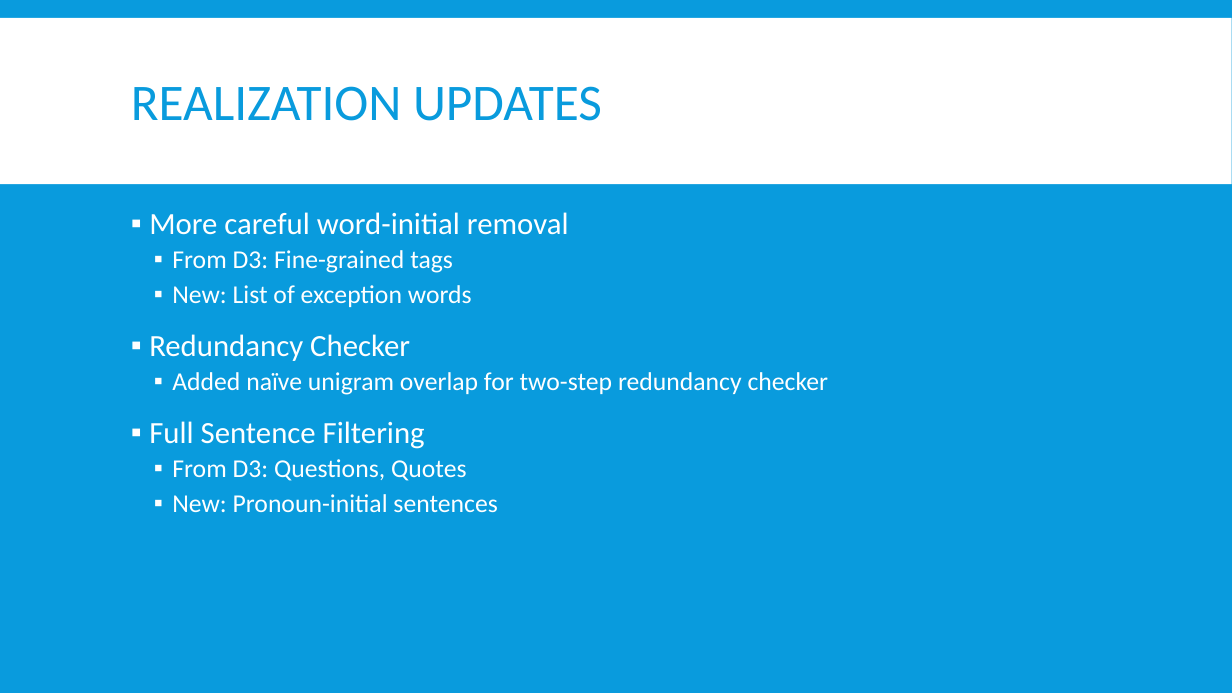
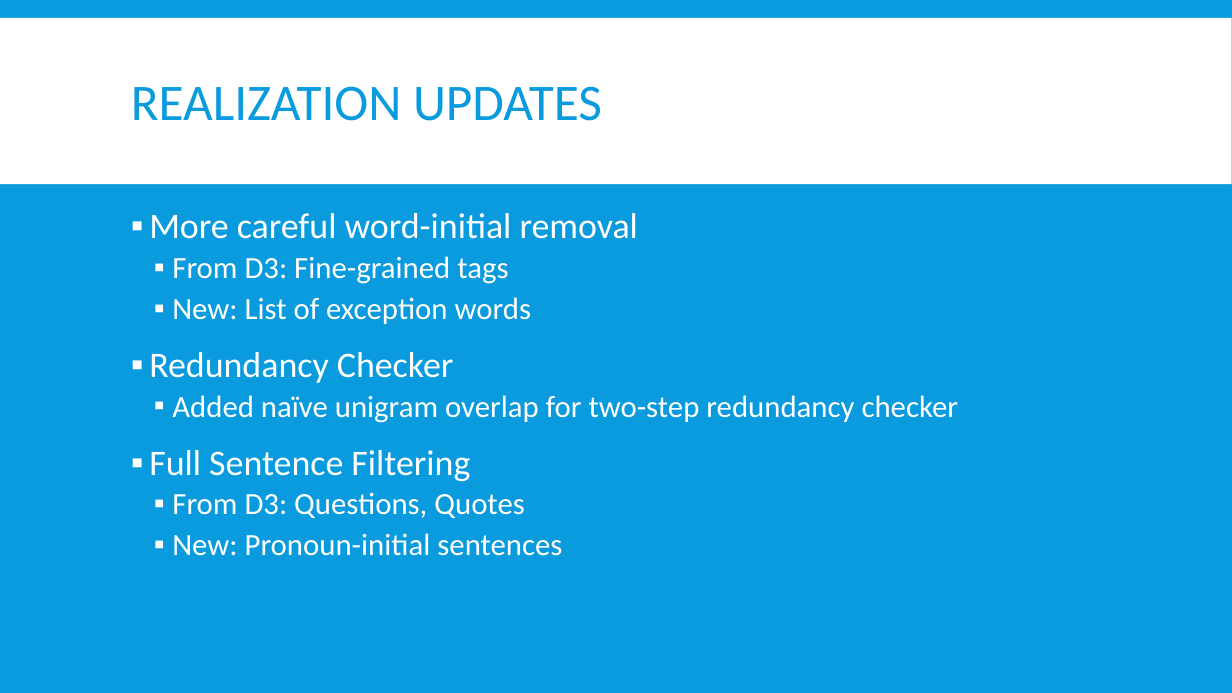
Before and after one commit to Mindful/ling-573, a slide deck: slide 6 of doc/D4_presentation.pptx. Drawn at 1232x693 pixels with LibreOffice and Linux fonts; fonts in the diff are those of the drawing. Boxes give left, top, right and bottom in pixels: in the first picture for what was removed or moved away, otherwise in the second. Text is boxed around its words. In the diff, an @@ line names an element or a change of style, - is before the commit and + after.

```diff
--- a/doc/D4_presentation.pptx
+++ b/doc/D4_presentation.pptx
@@ text "More careful word-initial removal" at [149, 213, 959, 556]: size 24 to 28 pt in "More careful word-initial removal", "Redundancy Checker", "Full Sentence Filtering"; size 20 to 24 pt in "From D3: Fine-grained tags", "New: List of exception words", "Added naïve unigram overlap for two-step redundancy ...", "From D3: Questions, Quotes" and 1 more places @@
```
Also in this commit, not shown: 11 other slides changed, 4 slides removed.
